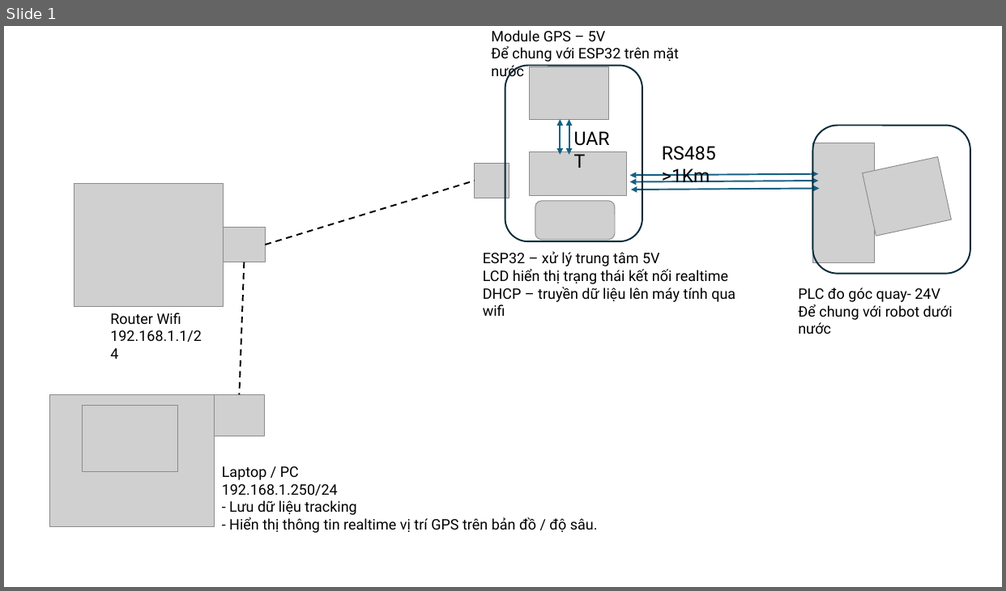
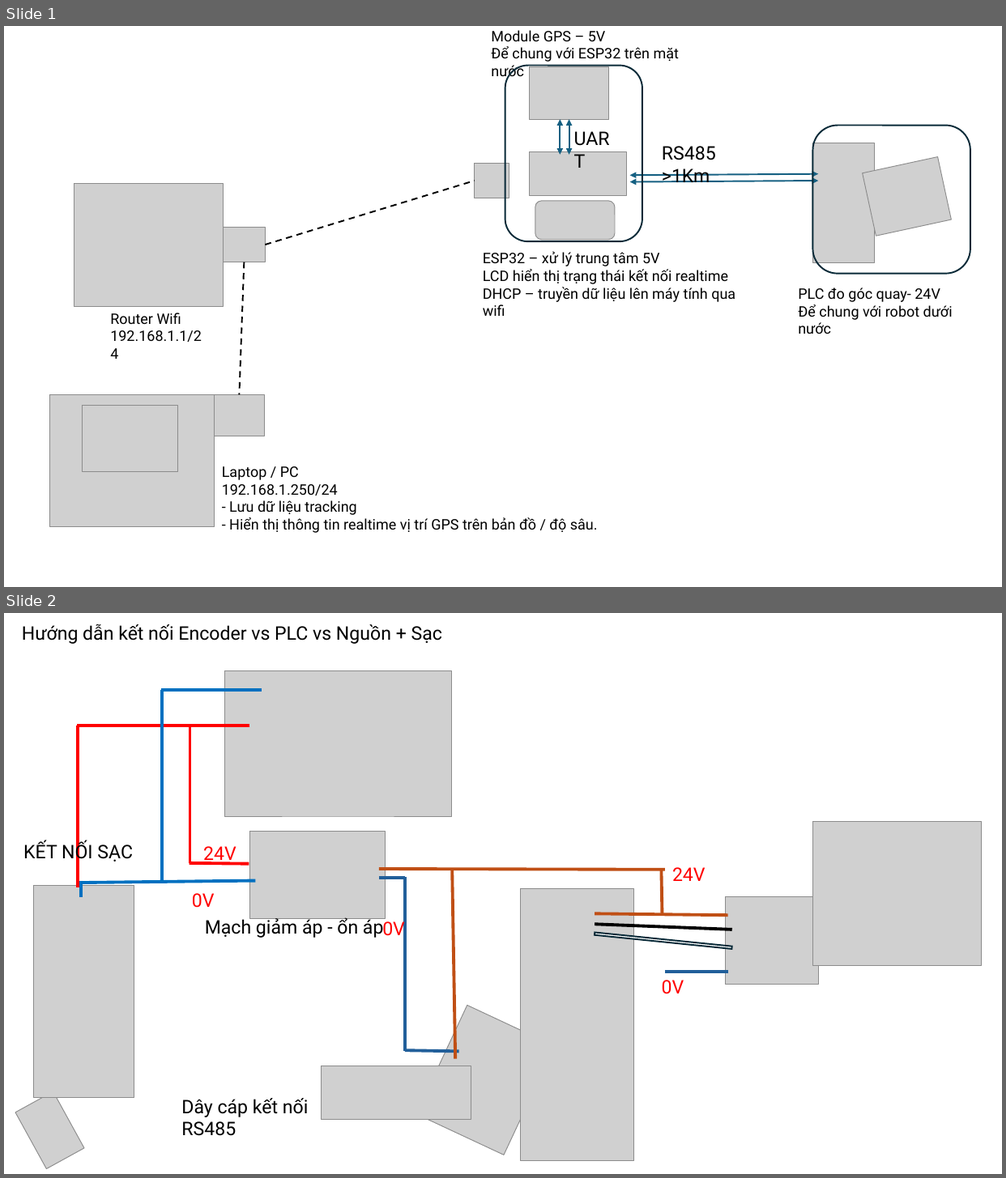
Before and after one commit to ngmai1/ESP_GPS, a slide deck: ESP_CODE/GPS_ROBOT.pptx. Shown one above the other, each under a label of ours: slide 1 before the commit, slides 1 and 2 after it. The pictures are 1006x591 and 1006x1178 pixels, drawn with LibreOffice and Linux fonts; fonts in the diff are those of the drawing; grey boxes stand for pictures. Boxes give left, top, right and bottom in pixels: in the first picture for what was removed or moved away, otherwise in the second. Text is boxed around its words. In the diff, an @@ line names an element or a change of style, - is before the commit and + after.

Commit message:
add file instruction

```diff
--- a/ESP_CODE/GPS_ROBOT.pptx
+++ b/ESP_CODE/GPS_ROBOT.pptx
@@ slide 2 added at box(4, 613, 1002, 1174), background #FFFFFF @@
@@ text added at box(22, 624, 442, 644), 18 pt, text #000000 @@
+Hướng dẫn kết nối Encoder vs PLC vs Nguồn + Sạc
@@ picture added at box(224, 671, 452, 816) @@
@@ line added from (262, 690) to (161, 690), #0070C0 3 pt @@
@@ line added from (162, 883) to (162, 690), #0070C0 3 pt @@
@@ line added from (249, 726) to (78, 726), #FF0000 3 pt @@
@@ line added from (78, 726) to (78, 888), #FF0000 3 pt @@
@@ line added from (189, 726) to (189, 863), #FF0000 3 pt @@
@@ group added at box(521, 822, 982, 1161): 4 lines, 3 pictures, 2 texts, 1 rectangle @@
+24V
+0V
@@ text added at box(23, 841, 133, 862), 18 pt, text #000000 @@
+KẾT NỐI SẠC
@@ text added at box(203, 846, 236, 864), 18 pt, text #FF0000 @@
+24V
@@ picture added at box(249, 832, 385, 919) @@
@@ line added from (189, 863) to (249, 864), #FF0000 3 pt @@
@@ line added from (665, 870) to (379, 869), #C04F15 3 pt @@
@@ line added from (379, 878) to (405, 878), #215F9A 3 pt @@
@@ line added from (405, 877) to (405, 1052), #215F9A 3 pt @@
@@ line added from (455, 1059) to (453, 869), #C04F15 3 pt @@
@@ picture added at box(33, 885, 134, 1097) @@
@@ line added from (256, 881) to (81, 883), #0070C0 3 pt @@
@@ line added from (81, 881) to (81, 897), #0070C0 3 pt @@
@@ text added at box(192, 893, 215, 908), 18 pt, text #FF0000 @@
+0V
@@ text added at box(205, 917, 384, 938), 18 pt, text #000000 @@
+Mạch giảm áp - ổn áp
@@ text added at box(382, 918, 405, 939), 18 pt, text #FF0000 @@
+0V
@@ picture added at box(416, 1006, 555, 1156) @@
@@ picture added at box(321, 1066, 471, 1120) @@
@@ line added from (405, 1051) to (459, 1052), #215F9A 3 pt @@
@@ picture added at box(15, 1093, 84, 1169) @@
@@ text added at box(181, 1098, 309, 1136), 18 pt, text #000000 @@
+Dây cáp kết nối RS485
@@ slide 1 changed as well @@
@@ double arrow removed from (819, 189) to (631, 190) @@
```
